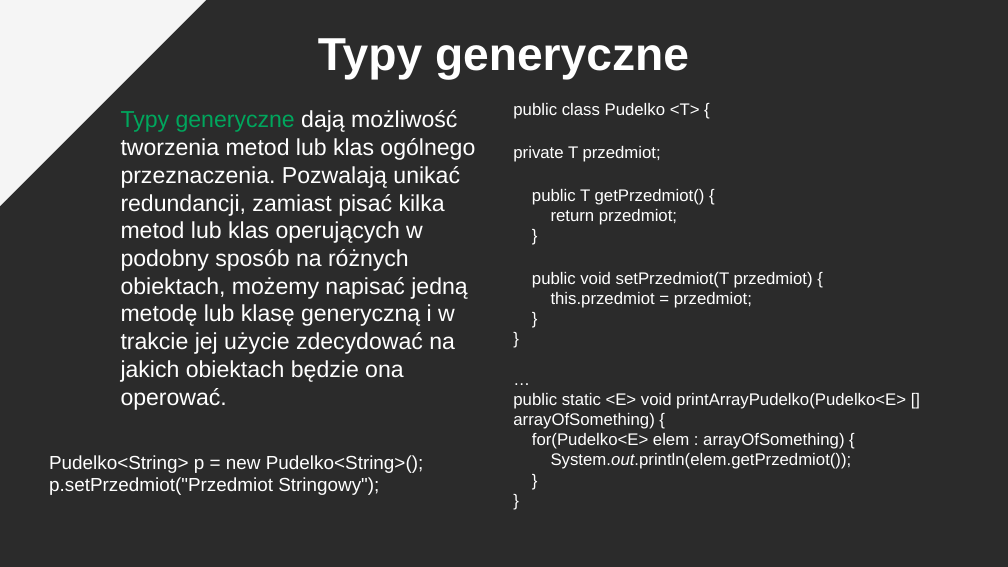
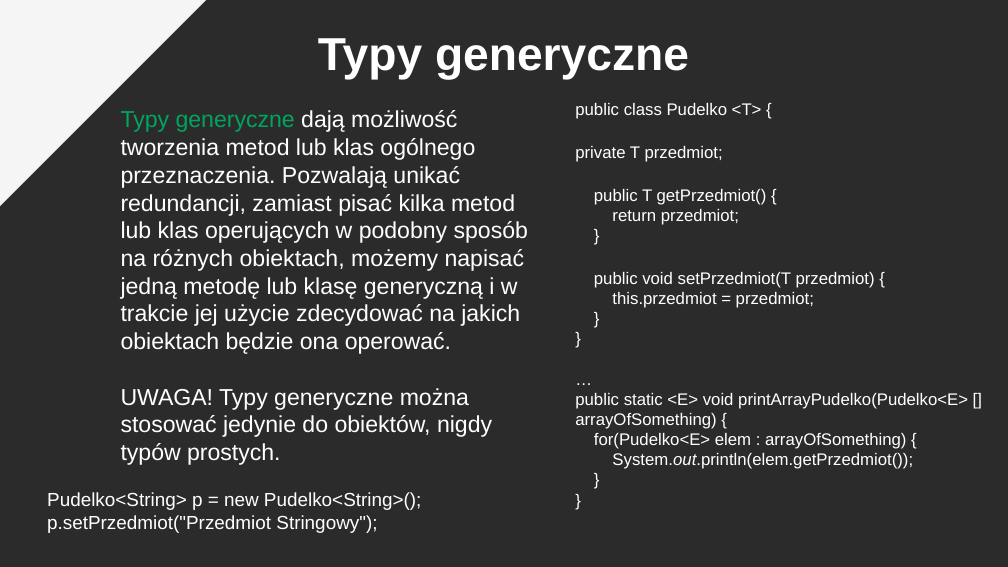
Before and after one commit to pkrajnik/WprowadzenieDoJava4Zajecia, a slide deck: slide 36 of WprowadzenieDoJezykaJAVA_v2_PiotrKrajnik.pptx. Drawn at 1008x567 pixels with LibreOffice and Linux fonts; fonts in the diff are those of the drawing; background and template pictures are left out; a plain dark background stands for a picture behind light text. Boxes give left, top, right and bottom in pixels: in the first picture for what was removed or moved away, otherwise in the second. Text is boxed around its words. In the diff, an @@ line names an element or a change of style, - is before the commit and + after.

```diff
--- a/WprowadzenieDoJezykaJAVA_v2_PiotrKrajnik.pptx
+++ b/WprowadzenieDoJezykaJAVA_v2_PiotrKrajnik.pptx
@@ text "public class Pudelko <T> { ...": place and size @@
-text "public class Pudelko <T> { ..." at [513, 103, 906, 469]
+text "public class Pudelko <T> { ..." at [575, 103, 968, 469]
@@ text at [121, 388, 492, 465]: paragraph added @@
+UWAGA! Typy generyczne można stosować jedynie do obiektów, nigdy typów prostych.
@@ text "Pudelko<String> p = new Pudelko<String>(); ...": place and size @@
-text "Pudelko<String> p = new Pudelko<String>(); ..." at [49, 455, 423, 495]
+text "Pudelko<String> p = new Pudelko<String>(); ..." at [47, 492, 421, 533]
```
Also in this commit, not shown: 5 other slides changed.
